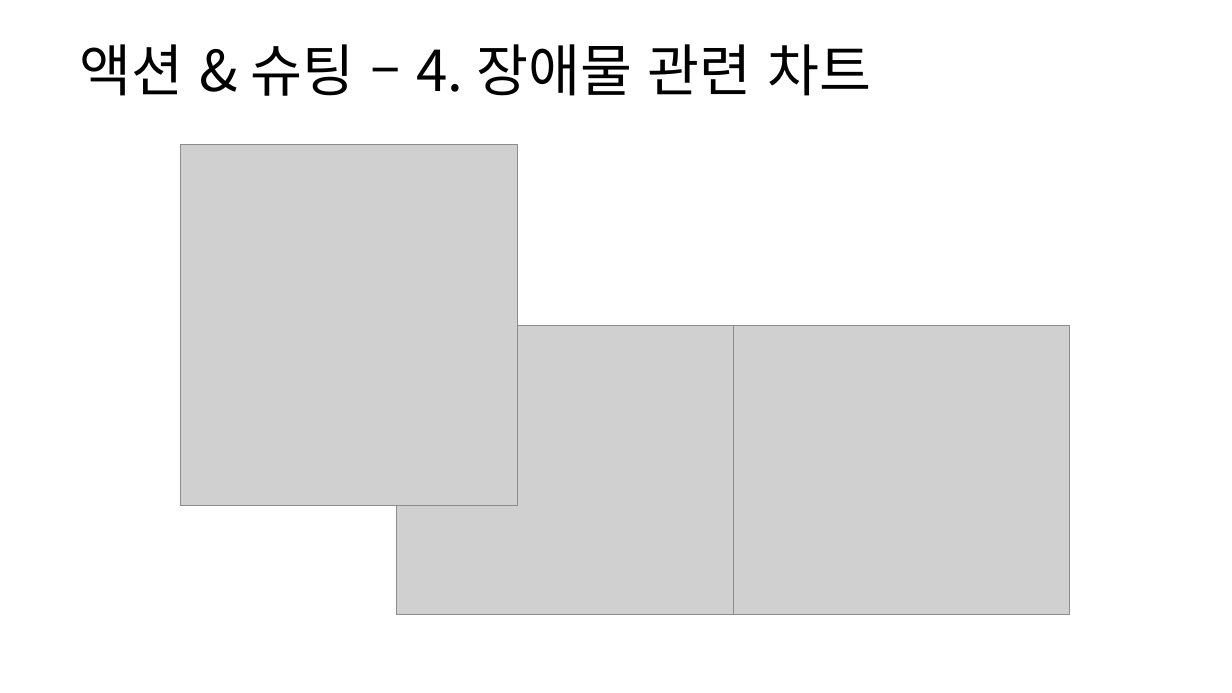
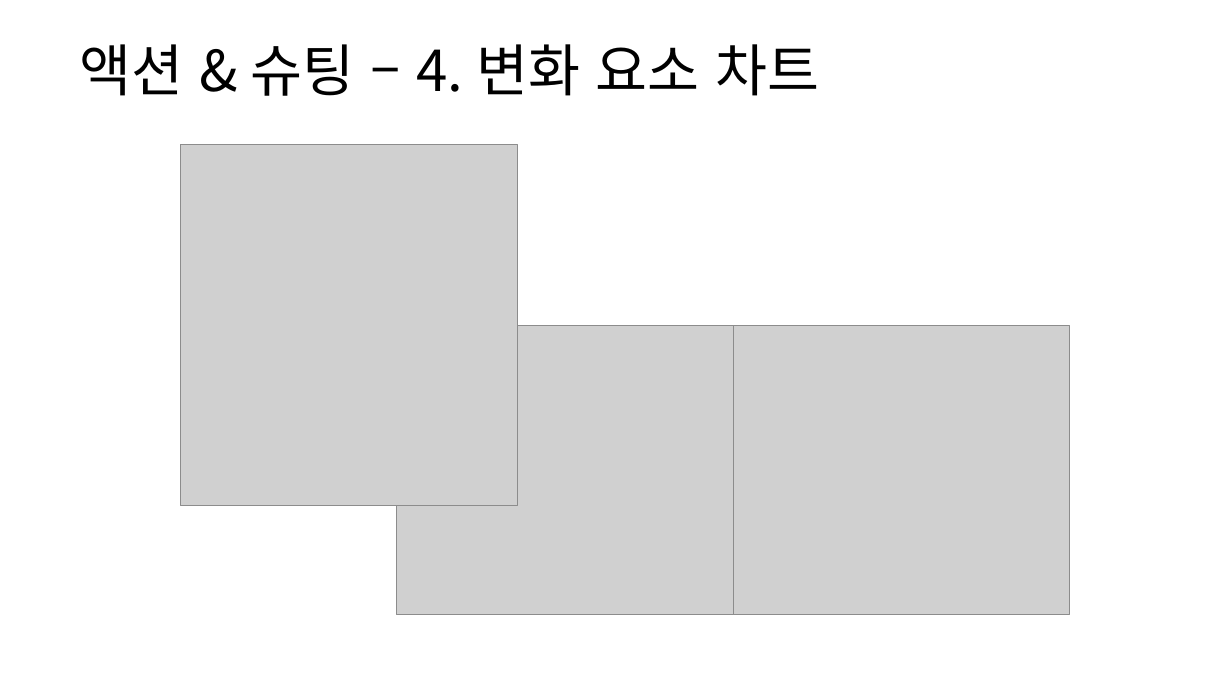
Before and after one commit to yjk0401/unityenginebasic_9th, a slide deck: slide 54 of 기획/방랑엽사전/스킬 시스템 기획서.pptx. Drawn at 1232x693 pixels with LibreOffice and Linux fonts; fonts in the diff are those of the drawing; grey boxes stand for pictures. Boxes give left, top, right and bottom in pixels: in the first picture for what was removed or moved away, otherwise in the second. Text is boxed around its words. In the diff, an @@ line names an element or a change of style, - is before the commit and + after.

```diff
--- a/기획/방랑엽사전/스킬 시스템 기획서.pptx
+++ b/기획/방랑엽사전/스킬 시스템 기획서.pptx
@@ text at [79,44,820,96]: text changed @@
-액션 & 슈팅 – 4. 장애물 관련 차트
+액션 & 슈팅 – 4. 변화 요소 차트
```
Also in this commit, not shown: 2 other slides changed, 13 other files.
